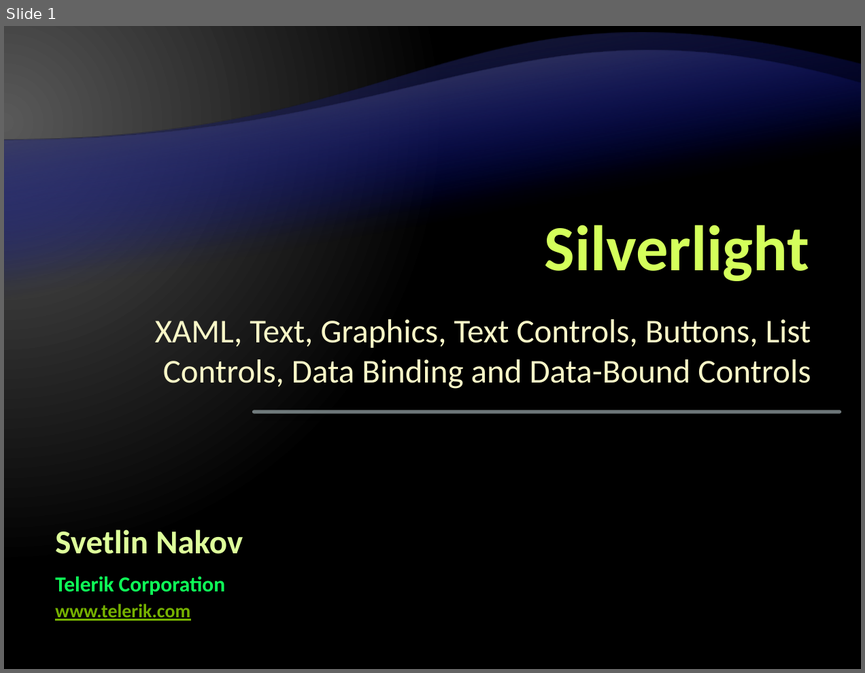
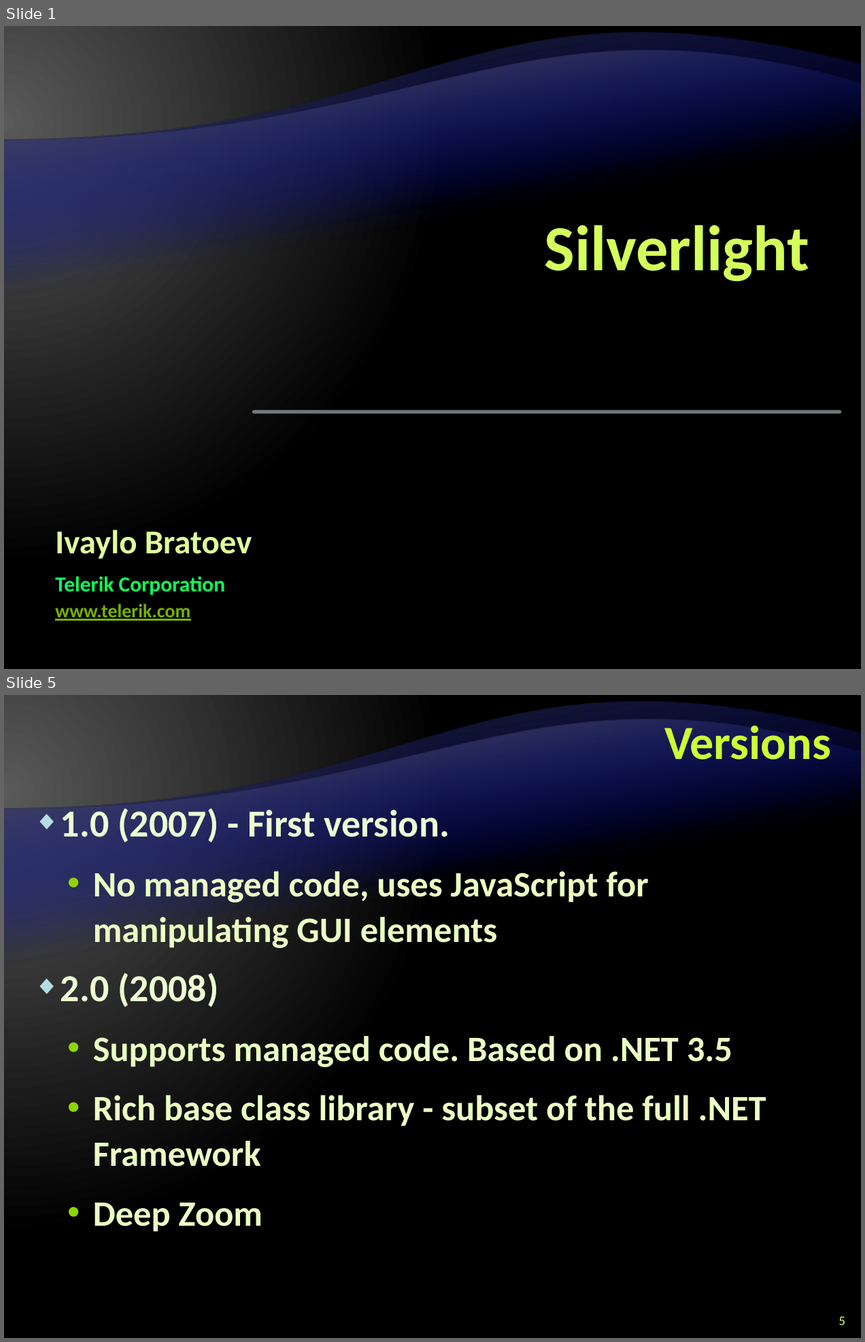
Before and after one commit to Graveheart/aspnetcourse, a slide deck: lectures/12. Silverlight.pptx. Shown one above the other, each under a label of ours: slide 1 before the commit, slides 1 and 5 after it; the slides between them are not shown. The pictures are 865x673 and 865x1342 pixels, drawn with LibreOffice and Linux fonts; fonts in the diff are those of the drawing; background and template pictures are left out. Boxes give left, top, right and bottom in pixels: in the first picture for what was removed or moved away, otherwise in the second. Text is boxed around its words. In the diff, an @@ line names an element or a change of style, - is before the commit and + after.

```diff
--- a/lectures/12. Silverlight.pptx
+++ b/lectures/12. Silverlight.pptx
@@ slide 5 added at bbox=[4, 695, 861, 1338], background gradient #595959 to #000000; not listed: 2 template elements that a slide beside it also shows @@
@@ title added at bbox=[664, 719, 831, 760], 40 pt, text #CCFF33, bold @@
+Versions
@@ text added at bbox=[60, 808, 766, 1232], 30 pt, text #EBFFC2, bold @@
+◆ 1.0 (2007) - First version.
+  • No managed code, uses JavaScript for manipulating GUI elements
+◆ 2.0 (2008)
+  • Supports managed code. Based on .NET 3.5
+  • Rich base class library - subset of the full .NET Framework
+  • Deep Zoom
@@ page number added at bbox=[838, 1316, 845, 1325], 11 pt, text #CCFF66 @@
+5
@@ slide 1 changed as well @@
@@ subtitle removed at bbox=[155, 319, 811, 388] @@
-XAML, Text, Graphics, Text Controls, Buttons, List Controls, Data Binding and Data-Bound Controls
@@ text at bbox=[55, 529, 252, 558]: text changed @@
-Svetlin Nakov
+Ivaylo Bratoev
```
Also in this commit, not shown: 32 other slides added, 1 slide removed, 2 other files.
